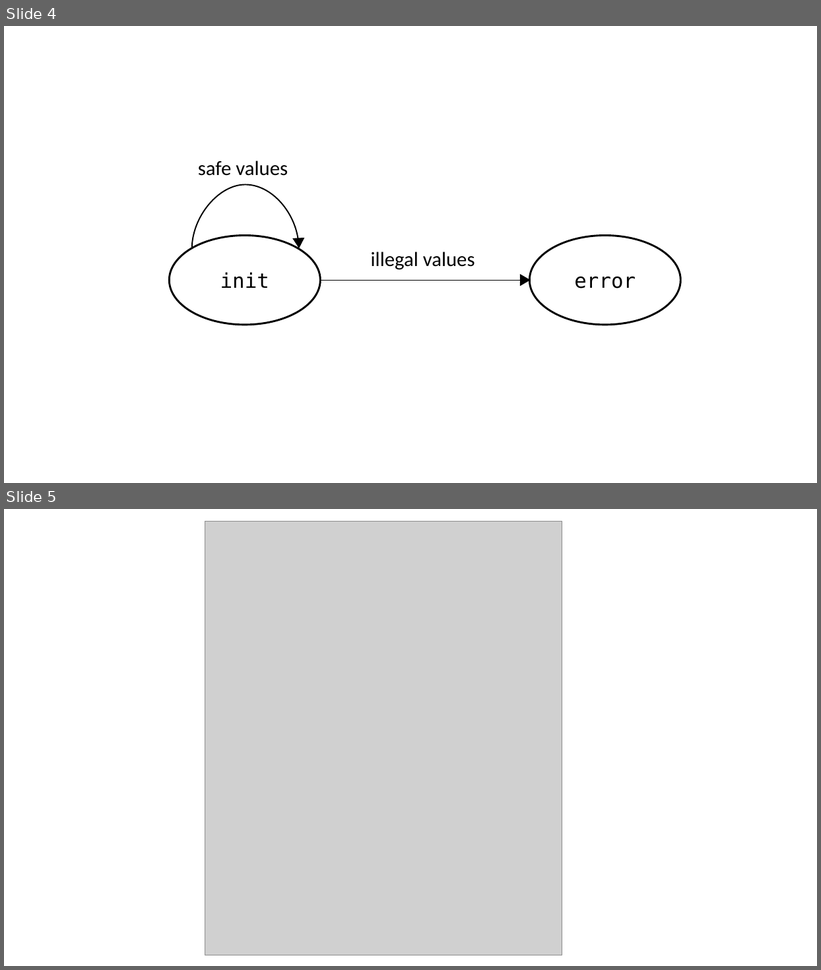
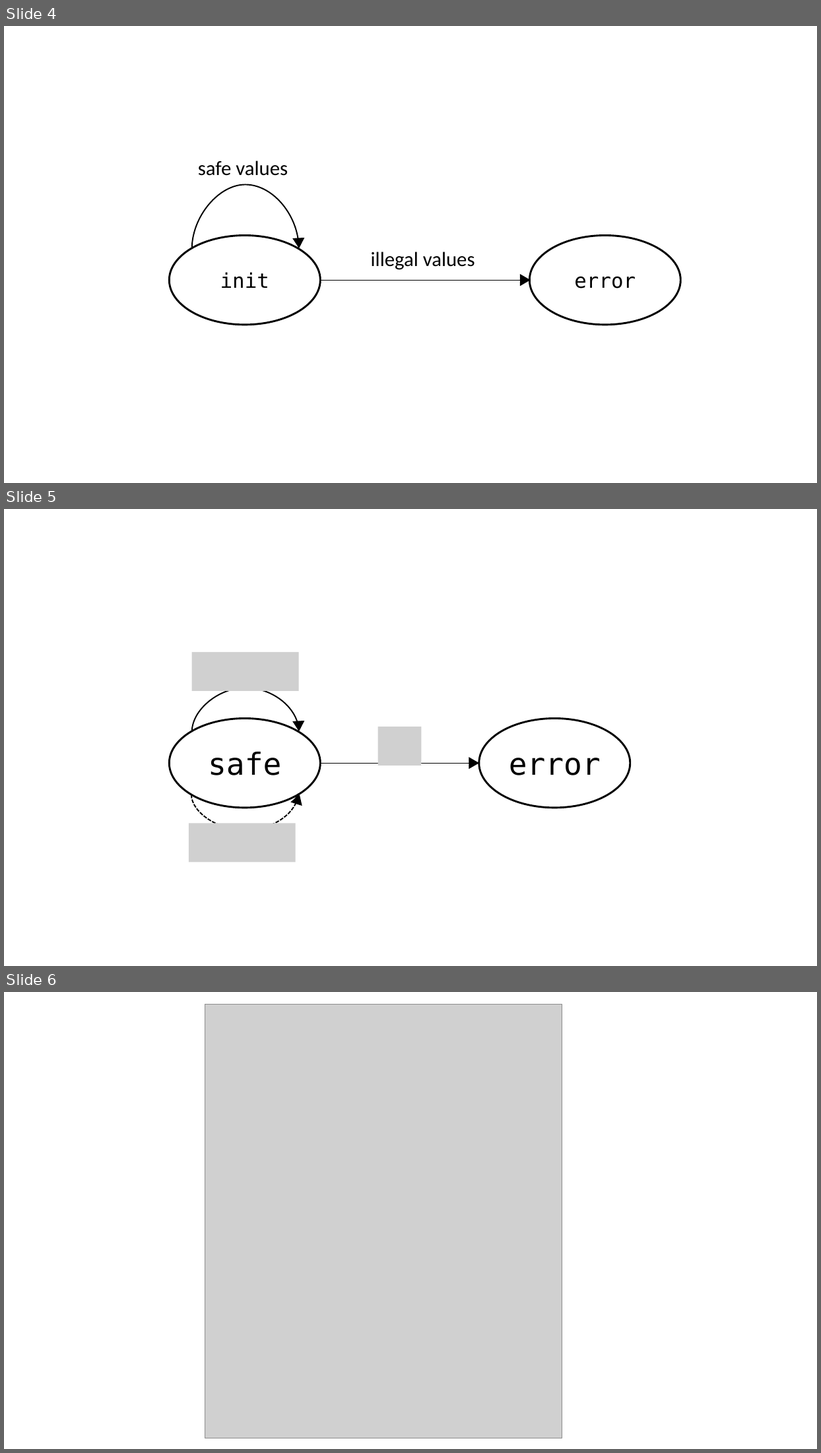
Before and after one commit to aritradhar/FSE2015, a slide deck: images/ArrayIndex.pptx. Shown one above the other, each under a label of ours: slides 4 and 5 before the commit, slides 4, 5 and 6 after it. The pictures are 821x970 and 821x1453 pixels, drawn with LibreOffice and Linux fonts; fonts in the diff are those of the drawing; grey boxes stand for pictures. Boxes give left, top, right and bottom in pixels: in the first picture for what was removed or moved away, otherwise in the second. Text is boxed around its words. In the diff, an @@ line names an element or a change of style, - is before the commit and + after.

```diff
--- a/images/ArrayIndex.pptx
+++ b/images/ArrayIndex.pptx
@@ slide 5 added at <box>4,509,817,966</box>, background #FFFFFF @@
@@ picture added at <box>192,652,298,691</box> @@
@@ curved arrow added from (192, 732) to (298, 731), #000000 1.5 pt @@
@@ ellipse added at <box>169,719,321,809</box>, fill #FFFFFF, outline #000000 2.25 pt, 36 pt, text #000000 @@
+safe
@@ triangle added at <box>294,722,304,731</box>, fill #000000, outline #000000 1 pt @@
@@ ellipse added at <box>479,719,630,809</box>, fill #FFFFFF, outline #000000 2.25 pt, 36 pt, text #000000 @@
+error
@@ picture added at <box>378,727,421,766</box> @@
@@ arrow added from (321, 763) to (479, 763), #000000 1 pt @@
@@ triangle added at <box>469,758,479,768</box>, fill #000000, outline #000000 1 pt @@
@@ curved arrow added from (191, 795) to (298, 794), #000000 1.5 pt dashed @@
@@ triangle added at <box>291,793,304,805</box>, fill #000000, outline #000000 1 pt @@
@@ picture added at <box>189,824,296,863</box> @@
@@ what was slide 5 is now slide 6 @@
```
Also in this commit, not shown: 1 other file.
